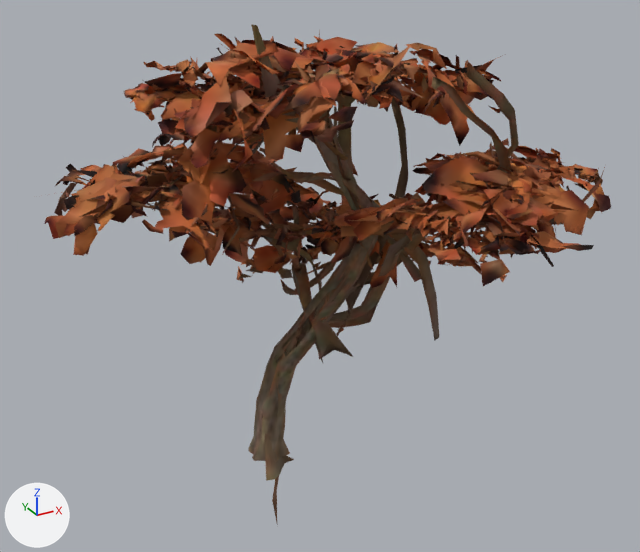
Renders of the glTF model public/models/tree_05_flattop_amber.glb from each side of a commit.
Rendered twice from a camera (50 mm lens) standing at (-0.67, -1.198, 1.179) and looking at (0.029, 0.074, 0.543). Lighting does not change. The marker at lower left points along +X, +Y and +Z. The picture after the commit comes second. Where no turn or scale is listed for an object, it has been applied to the vertices. Vertices at exactly the same position are counted once.

The first picture shows 'geometry_0'.
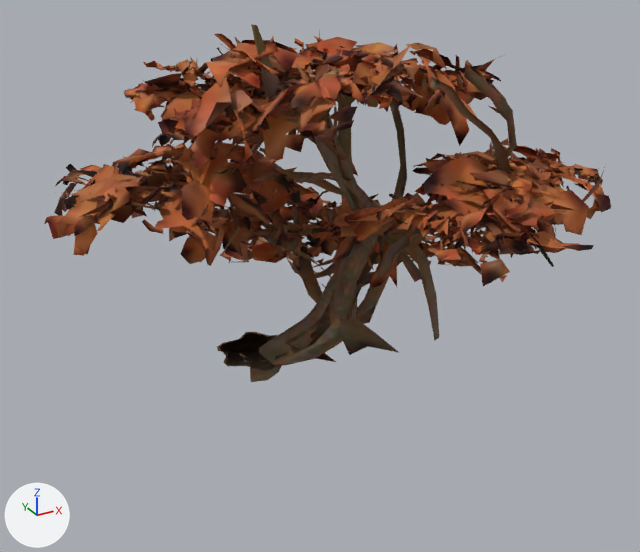
The newer file is also rescaled (x1.536), turned or shifted as a whole; pictures and numbers use the older file's frame.

Boxes (x1, y1, x2, y2) around the edits, measured in the pictures (640 x 552 px; the box of a moved part takes in the faces that stretch with it):
'geometry_0', reshaped (28% shorter): before (41, 24, 611, 522); after (41, 24, 611, 382)
part 1 of me_geometry_0, moved or reshaped: before (265, 433, 294, 481); after (250, 360, 282, 382)
part 2 of me_geometry_0, moved or reshaped (mostly hidden afterwards): before (272, 307, 307, 522); after (279, 353, 336, 366)
part 3 of me_geometry_0, rebuilt: before (328, 62, 519, 324); after (355, 64, 517, 318)
part 4 of me_geometry_0, rebuilt (15% narrower): before (336, 98, 408, 336); after (346, 98, 407, 322)
part 5 of me_geometry_0, rebuilt: before (292, 249, 318, 260); after (307, 246, 320, 257)
part 6 of me_geometry_0, rebuilt (49% wider): before (278, 259, 353, 359); after (286, 252, 398, 355)
part 7 of me_geometry_0, rebuilt (mostly hidden): before (305, 244, 318, 259); after (306, 241, 323, 254)
part 8 of me_geometry_0, rebuilt: before (253, 244, 293, 273); after (268, 247, 290, 261)
part 9 of me_geometry_0, rebuilt: before (302, 255, 314, 264); after (304, 251, 314, 259)
part 10 of me_geometry_0, rebuilt: before (295, 248, 322, 291); after (280, 246, 331, 278)
part 11 of me_geometry_0, rebuilt: before (240, 237, 260, 247); after (241, 237, 259, 245)
part 12 of me_geometry_0, rebuilt (11% wider, 28% shorter): before (299, 247, 307, 264); after (299, 246, 308, 258)
part 13 of me_geometry_0, rebuilt (mostly hidden): before (308, 258, 343, 274); after (314, 259, 333, 267)
part 14 of me_geometry_0, deleted: before (236, 246, 373, 365)
part 15 of me_geometry_0, moved or reshaped: before (225, 77, 564, 463); after (217, 77, 589, 370)
part 16 of me_geometry_0, moved or reshaped (mostly hidden before): before (187, 74, 457, 132); after (138, 74, 457, 132)

What changed in the scene script:
```text
Change me_geometry_0:
    remove me_geometry_0.from_pydata(...)  # 16222 vertices, 13797 faces; spans x -0.473..0.42, y -0.403..0.403, z -0.569..0.431
    add me_geometry_0.from_pydata(...)  # 16243 vertices, 13798 faces; spans x -0.473..0.42, y -0.403..0.54, z -0.22..0.431
    me_geometry_0 part 1: the loose piece of 14 vertices spanning x -0.116..-0.038, y 0.065..0.113, z -0.425..-0.305 is scaled about its middle by (1.9, 1.9, 0), then moved by (-0.005, -0.017, 0.185)
    me_geometry_0 part 2: the loose piece of 20 vertices spanning x -0.088..-0.029, y 0.064..0.115, z -0.569..-0.074 is scaled about its middle by (1.9, 1.9, 0), then moved by (0.012, -0.017, 0.142)
    me_geometry_0 part 3: the loose piece of 48 vertices spanning x 0.001..0.149, y -0.31..0.146, z -0.177..0.411 is rebuilt with 48 vertices and now spans x -0.001..0.147, y -0.308..0.135, z -0.169..0.409
    me_geometry_0 part 4: the loose piece of 36 vertices spanning x 0.02..0.106, y -0.06..0.074, z -0.141..0.323 is rebuilt with 36 vertices and now spans x 0.024..0.104, y -0.059..0.075, z -0.135..0.322
    me_geometry_0 part 5: the loose piece of 29 vertices spanning x 0.03..0.074, y 0.173..0.236, z -0.049..-0.033 is rebuilt with 28 vertices and now spans x 0.037..0.085, y 0.175..0.245, z -0.045..-0.03
    me_geometry_0 part 6: the loose piece of 26 vertices spanning x -0.04..0.074, y -0.028..0.322, z -0.148..-0.021 is rebuilt with 26 vertices and now spans x -0.001..0.104, y -0.076..0.398, z -0.133..-0.02
    me_geometry_0 part 7: the loose piece of 24 vertices spanning x 0.06..0.197, y 0.182..0.345, z -0.058..-0.019 is rebuilt with 24 vertices and now spans x 0.066..0.208, y 0.181..0.366, z -0.053..-0.018
    me_geometry_0 part 8: the loose piece of 15 vertices spanning x -0.041..0.073, y 0.224..0.311, z -0.075..-0.039 is rebuilt with 13 vertices and now spans x -0.013..0.089, y 0.22..0.314, z -0.068..-0.037
    me_geometry_0 part 9: the loose piece of 14 vertices spanning x 0.025..0.043, y 0.152..0.231, z -0.058..-0.02 is rebuilt with 14 vertices and now spans x 0.024..0.056, y 0.153..0.235, z -0.052..-0.019
    me_geometry_0 part 10: the loose piece of 11 vertices spanning x -0.023..0.056, y 0.154..0.182, z -0.125..0.018 is rebuilt with 11 vertices and now spans x -0.034..0.106, y 0.151..0.196, z -0.112..0.014
    me_geometry_0 part 11: the loose piece of 10 vertices spanning x -0.079..-0.008, y 0.266..0.313, z -0.031..-0.007 is rebuilt with 10 vertices and now spans x -0.079..-0.007, y 0.27..0.312, z -0.029..-0.007
    me_geometry_0 part 12: the loose piece of 9 vertices spanning x 0.023..0.043, y 0.196..0.222, z -0.064..-0.023 is rebuilt with 9 vertices and now spans x 0.023..0.045, y 0.197..0.238, z -0.058..-0.022
    me_geometry_0 part 13: the loose piece of 7 vertices spanning x 0.036..0.098, y 0.092..0.214, z -0.09..0.021 is rebuilt with 7 vertices and now spans x 0.063..0.092, y 0.09..0.225, z -0.081..0.018
    me_geometry_0 part 14: 43 loose pieces with 169 vertices, spanning x -0.08..0.153, y 0.005..0.362, z -0.201..-0.019, are deleted
    me_geometry_0 part 15: 125 vertices moved from x -0.074..0.355, y -0.275..0.354, z -0.229..0.373 to x -0.074..0.358, y -0.275..0.356, z -0.22..0.372; 463 vertices removed from x -0.123..0.397, y -0.3..0.403, z -0.401..0.394; 637 vertices added at x -0.17..0.387, y -0.3..0.54, z -0.18..0.393
    me_geometry_0 part 16: 6 vertices moved from x -0.261..0.134, y -0.13..0.1, z 0.284..0.36 to x -0.263..0.133, y -0.133..0.101, z 0.284..0.359; 19 vertices removed from x -0.259..0.205, y -0.119..0.184, z 0.164..0.365; 34 vertices added at x -0.313..0.074, y -0.142..0.181, z 0.168..0.364
    other edits to the shape of me_geometry_0 do not show in these pictures
```
